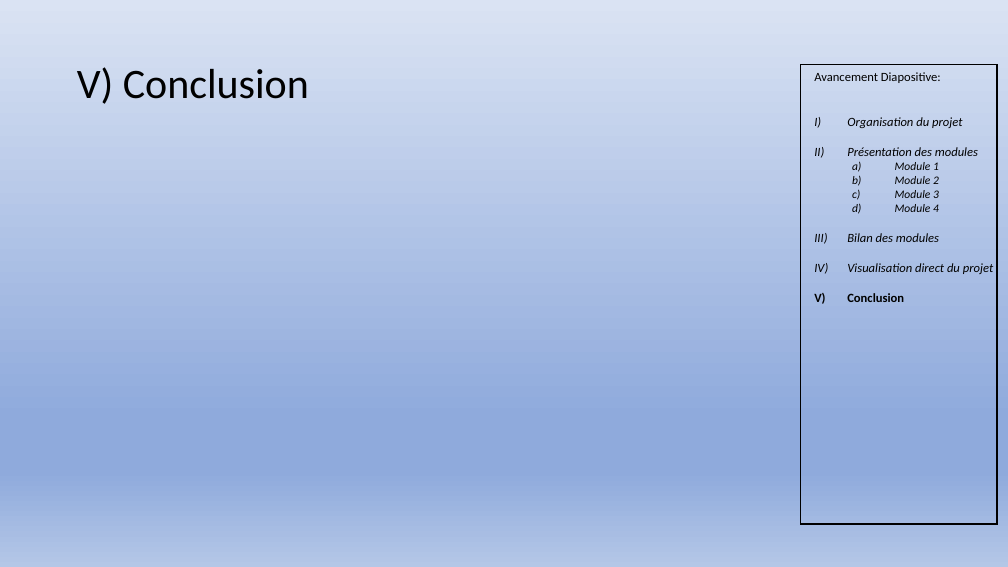
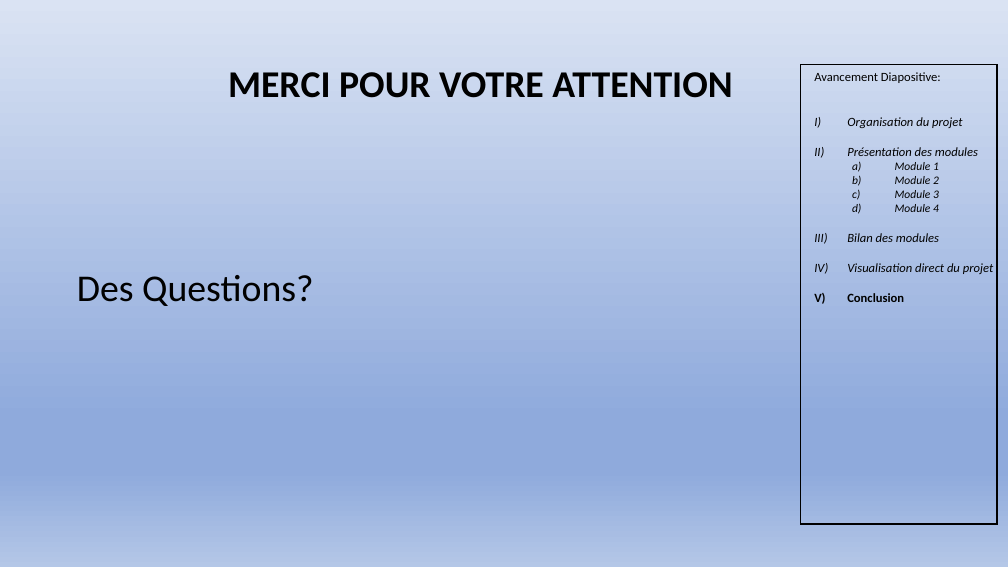
Before and after one commit to Exia-Jellyfish/UE-1-Projet-Grp7, a slide deck: slide 12 of PROJET 1 UE 1 diapositive.pptx. Drawn at 1008x567 pixels with LibreOffice and Linux fonts; fonts in the diff are those of the drawing. Boxes give left, top, right and bottom in pixels: in the first picture for what was removed or moved away, otherwise in the second. Text is boxed around its words. In the diff, an @@ line names an element or a change of style, - is before the commit and + after.

```diff
--- a/PROJET 1 UE 1 diapositive.pptx
+++ b/PROJET 1 UE 1 diapositive.pptx
@@ title at <box>77,72,732,306</box>: text changed; size 40 to 36 pt; bold on @@
-V) Conclusion
+MERCI POUR VOTRE ATTENTION
+Des Questions?
```
Also in this commit, not shown: 3 other slides changed, 1 other file.
